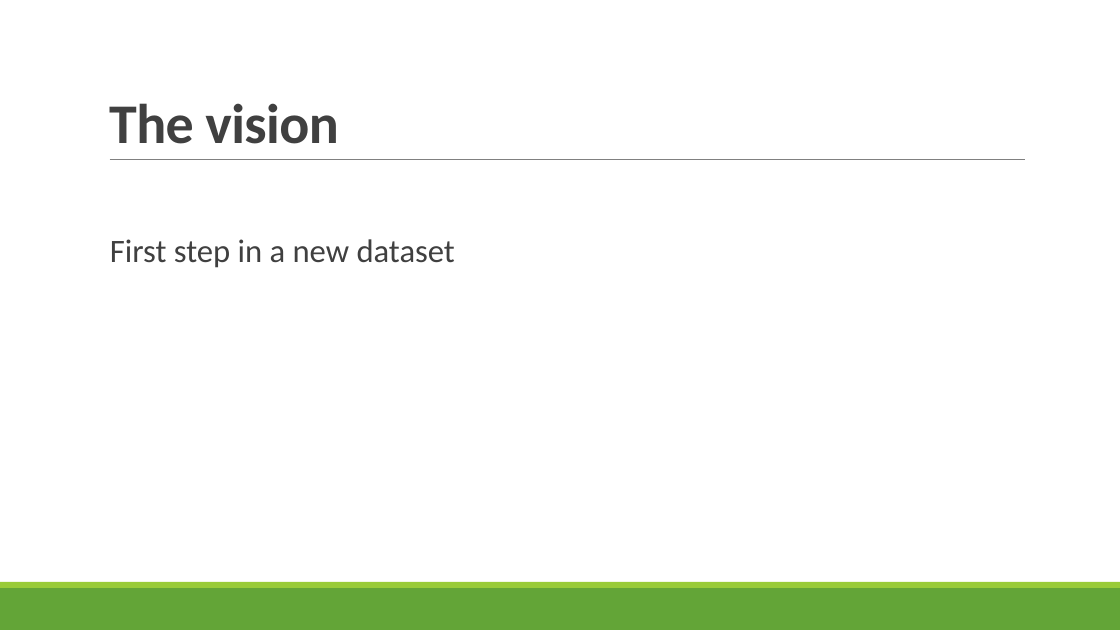
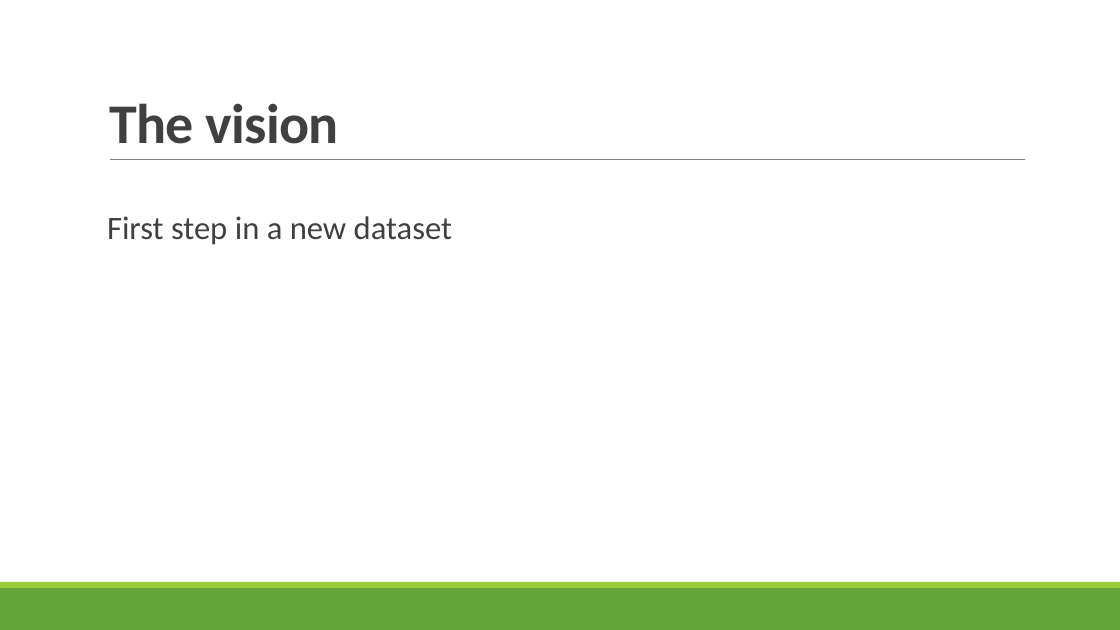
Before and after one commit to meytala/seenopsis, a slide deck: slide 6 of seenopsis_presentation.pptx. Drawn at 1120x630 pixels with LibreOffice and Linux fonts; fonts in the diff are those of the drawing. Boxes give left, top, right and bottom in pixels: in the first picture for what was removed or moved away, otherwise in the second. Text is boxed around its words. In the diff, an @@ line names an element or a change of style, - is before the commit and + after.

```diff
--- a/seenopsis_presentation.pptx
+++ b/seenopsis_presentation.pptx
@@ text "First step in a new ...": place and size @@
-text "First step in a new ..." at [110, 239, 455, 268]
+text "First step in a new ..." at [107, 216, 452, 245]
```
Also in this commit, not shown: 5 other slides changed, 1 slide added, 2 other files.
